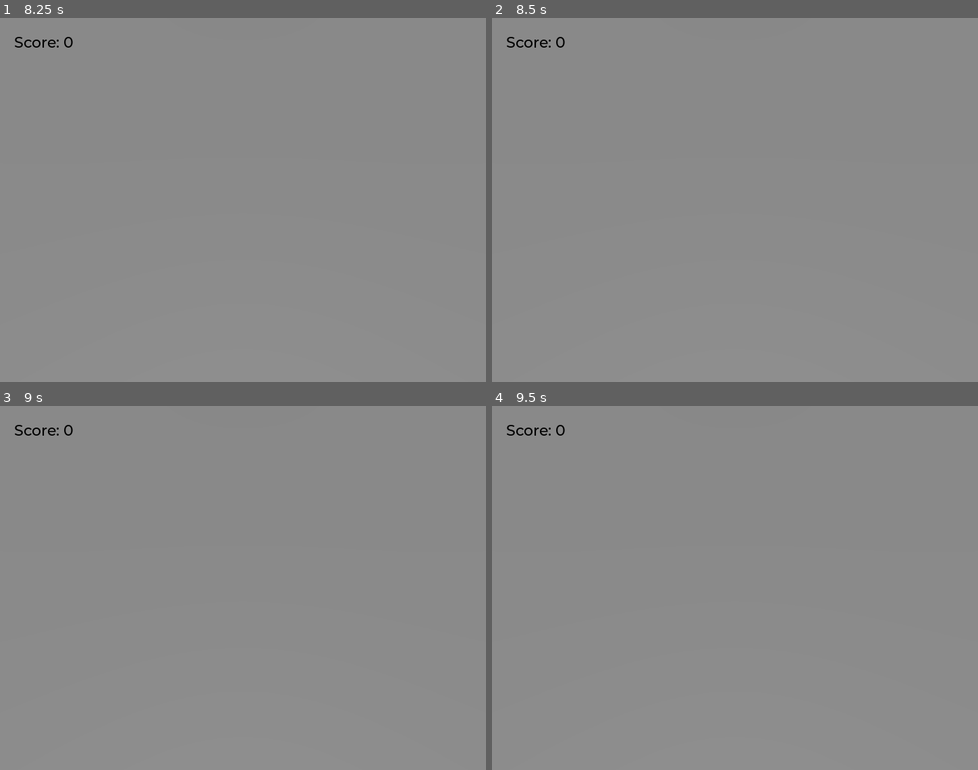
Above: before the commit, frames 1-4 (two rows, left to right).
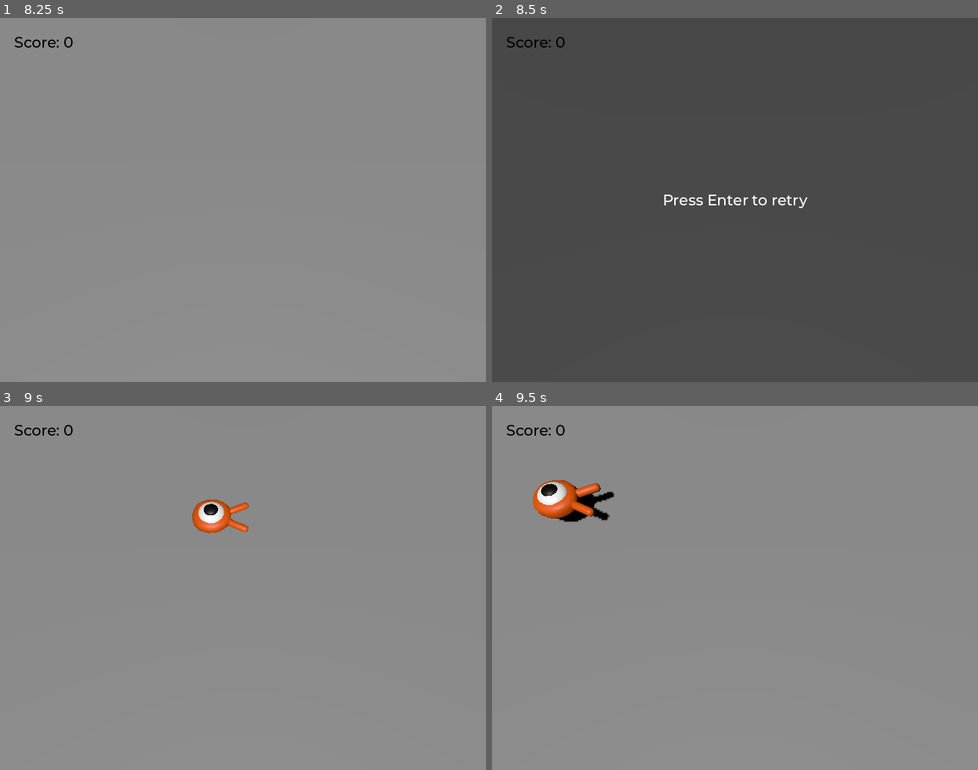
Above: after the commit, the same moments.

Repository: Esternit/FirstGodotGame
Game: Godot game, scene res://main.tscn
Same seed, same stepped clock (60 frames per second), same inputs: the game is played once before the commit and once after it. The project has no main scene, so this scene is started directly.
Inputs:
- Up to frame 1 (8.25 s): tap Enter (ui_accept) at 0.5, 1.35, 2, 2.85, 4.35, 5.85, 7.35, 8 s; hold Enter (ui_accept) 0.53-1.28 s; hold W (move_forward) 0.53-2.03 s; tap Space (jump) at 0.77, 1.52, 3.02, 3.77, 4.52, 6.02, 6.77, 7.52 s; hold Enter (ui_accept) 2.03-2.78 s; hold A (move_left) 2.03-3.53 s; hold S (move_back) 3.53-4.28 s; hold Enter (ui_accept) 3.53-4.28 s; hold D (move_right) 4.28-5.03 s; hold W (move_forward) 5.03-5.78 s; hold Enter (ui_accept) 5.03-5.78 s; hold D (move_right) 5.78-8.03 s; hold Enter (ui_accept) 6.53-7.28 s; hold S (move_back) from 8.03 s (still down); hold Enter (ui_accept) from 8.03 s (still down)
- Up to frame 2 (8.5 s): keep holding S (move_back); keep holding Enter (ui_accept)
- Up to frame 3 (9 s): release S (move_back) at 8.78 s; release Enter (ui_accept) at 8.78 s; hold A (move_left) from 8.78 s (still down); tap Enter (ui_accept) at 8.85 s
- Up to frame 4 (9.5 s): keep holding A (move_left); tap Space (jump) at 9.02 s

Frame 1 is identical in both runs. In frame 2, 100% of the frame differs, in the area x 0-100%, y 0-100%; in frame 3, 0.7%; in frame 4, 1.3%.

Commit message:
added retrying the game

Diff:
--- a/main.gd
+++ b/main.gd
@@ -26,3 +26,13 @@
 
 func _on_player_hit():
 	$MobTimer.stop()
+	$UserInterface/Retry.show()
+
+
+func _ready():
+	$UserInterface/Retry.hide()
+
+func _unhandled_input(event):
+	if event.is_action_pressed("ui_accept") and $UserInterface/Retry.visible:
+		# This restarts the current scene.
+		get_tree().reload_current_scene()
--- a/main.tscn
+++ b/main.tscn
@@ -97,9 +97,11 @@
 
 [node name="UserInterface" type="Control" parent="."]
 layout_mode = 3
-anchors_preset = 0
-offset_right = 40.0
-offset_bottom = 40.0
+anchors_preset = 15
+anchor_right = 1.0
+anchor_bottom = 1.0
+grow_horizontal = 2
+grow_vertical = 2
 theme = SubResource("Theme_78wy2")
 
 [node name="ScoreLabel" type="Label" parent="UserInterface"]
@@ -112,5 +114,29 @@
 text = "Score: 0"
 script = SubResource("GDScript_3i6fy")
 
+[node name="Retry" type="ColorRect" parent="UserInterface"]
+layout_mode = 1
+anchors_preset = 15
+anchor_right = 1.0
+anchor_bottom = 1.0
+grow_horizontal = 2
+grow_vertical = 2
+color = Color(0, 0, 0, 0.470588)
+
+[node name="Label" type="Label" parent="UserInterface/Retry"]
+layout_mode = 1
+anchors_preset = 8
+anchor_left = 0.5
+anchor_top = 0.5
+anchor_right = 0.5
+anchor_bottom = 0.5
+offset_left = -106.5
+offset_top = -14.0
+offset_right = 106.5
+offset_bottom = 14.0
+grow_horizontal = 2
+grow_vertical = 2
+text = "Press Enter to retry"
+
 [connection signal="hit" from="Player" to="." method="_on_player_hit"]
 [connection signal="timeout" from="MobTimer" to="." method="_on_mob_timer_timeout"]
